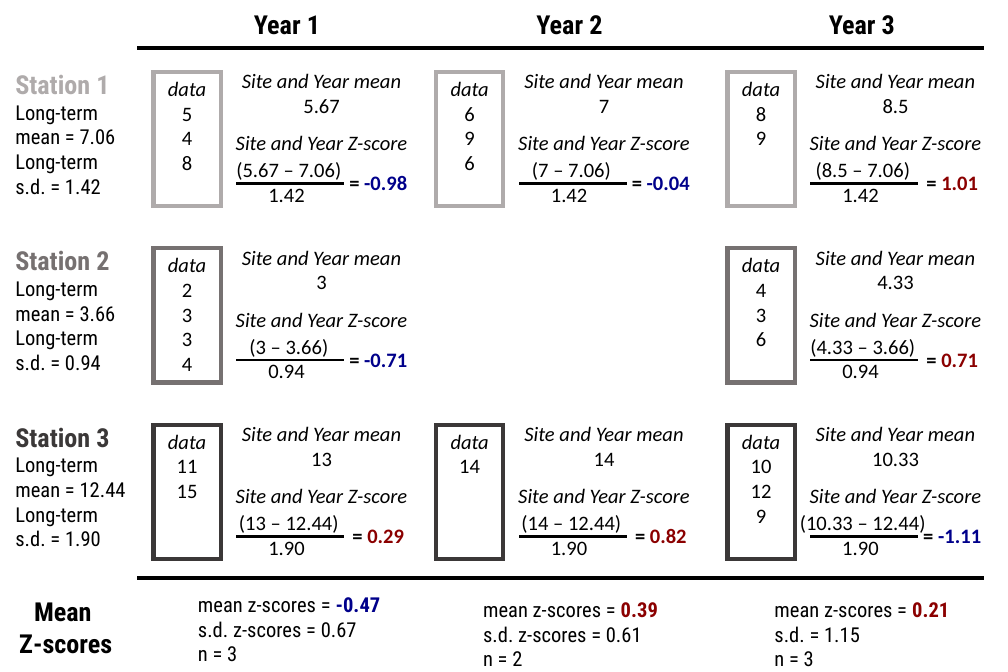
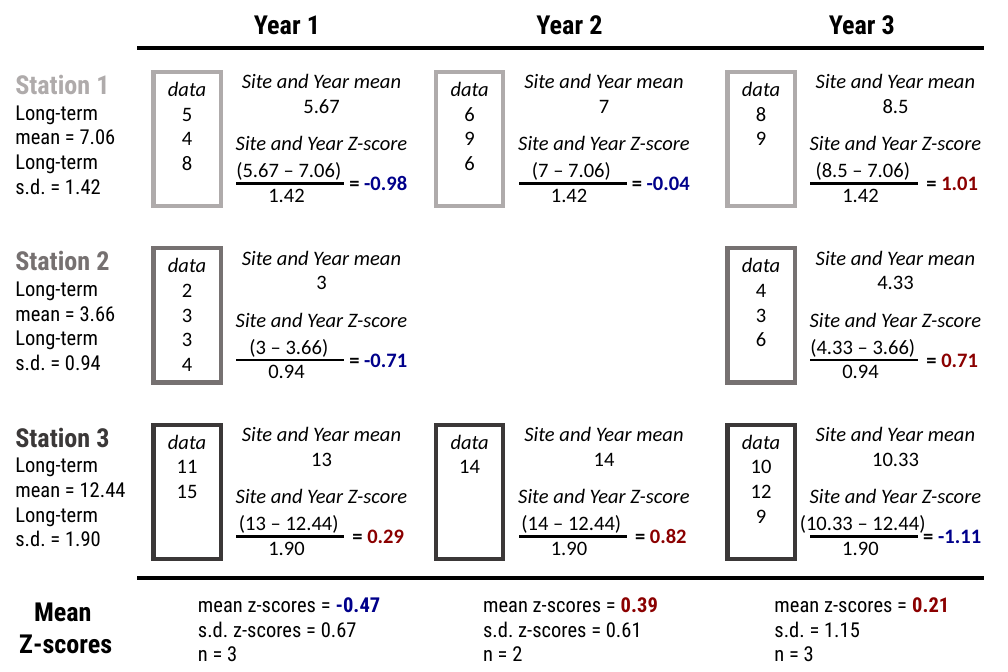
Before and after one commit to USEPA/ri_wq_trends, a slide deck: slide 1 of figures/z-score_schematic.pptx. Drawn at 1008x672 pixels with LibreOffice and Linux fonts; fonts in the diff are those of the drawing. Boxes give left, top, right and bottom in pixels: in the first picture for what was removed or moved away, otherwise in the second. Text is boxed around its words. In the diff, an @@ line names an element or a change of style, - is before the commit and + after.

Commit message:
progress on slides!

```diff
--- a/figures/z-score_schematic.pptx
+++ b/figures/z-score_schematic.pptx
@@ text "mean z-scores = 0.39": place and size @@
-text "mean z-scores = 0.39" at [483, 602, 658, 666]
+text "mean z-scores = 0.39" at [483, 597, 658, 661]
@@ text "mean z-scores = 0.21": place and size @@
-text "mean z-scores = 0.21" at [774, 602, 949, 667]
+text "mean z-scores = 0.21" at [774, 597, 949, 662]
```
Also in this commit, not shown: 7 other files.
